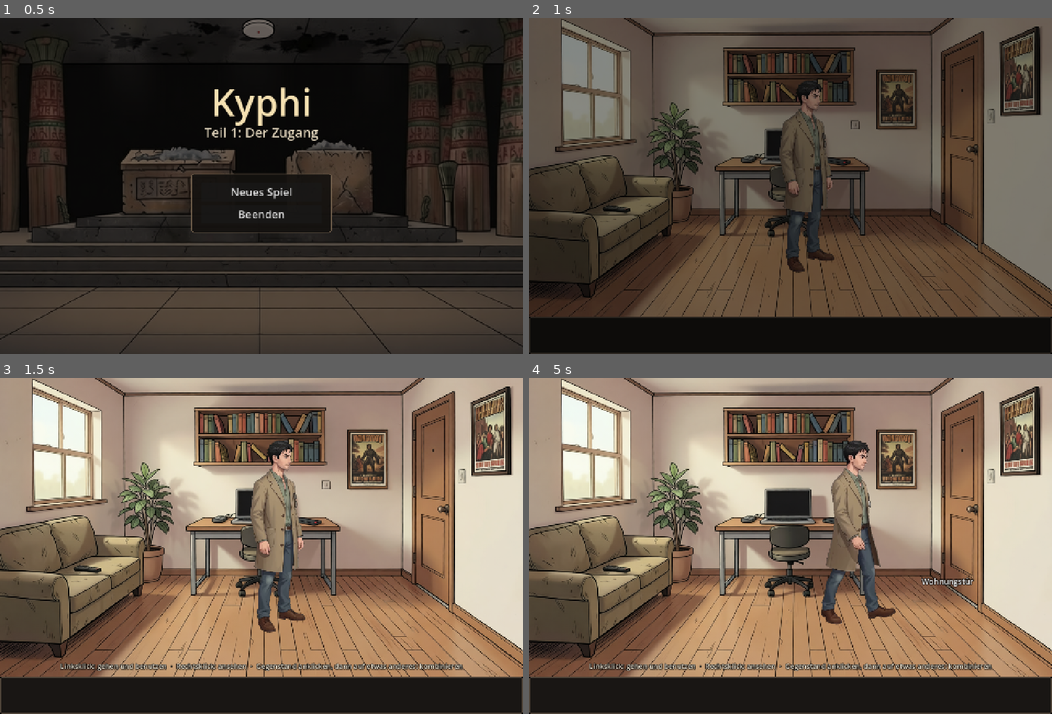
Above: before the commit, frames 1-4 (two rows, left to right).
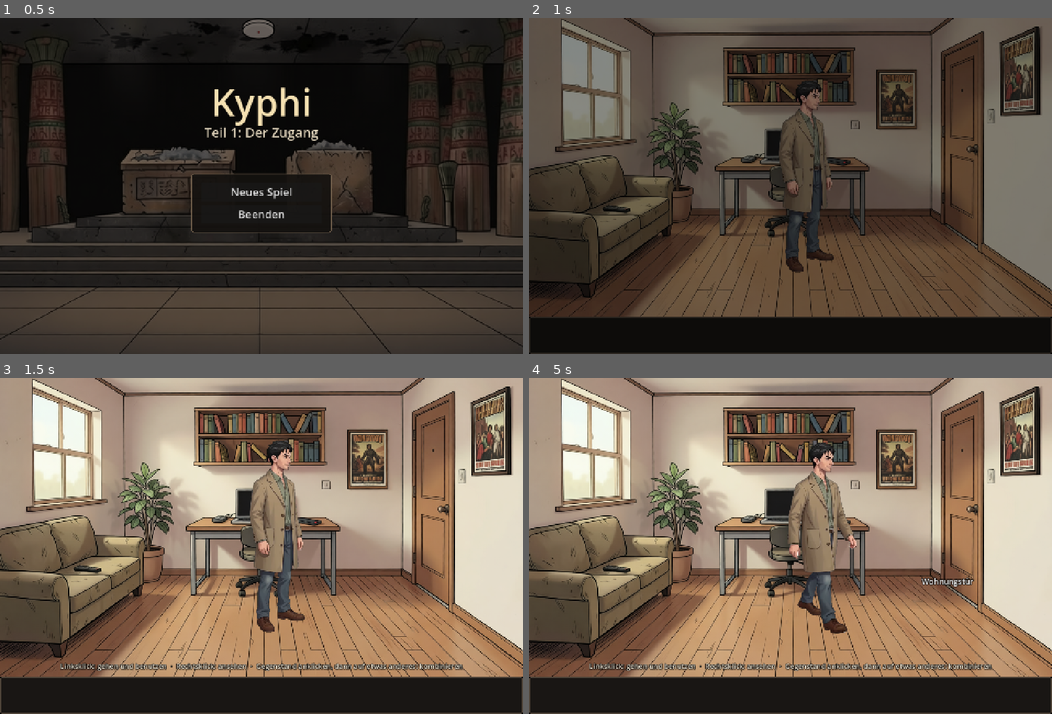
Above: after the commit, the same moments.

Repository: StefanMenne/kyphi
Game: Godot game, scene res://game/main.tscn
Same seed, same stepped clock (60 frames per second), same inputs: the game is played once before the commit and once after it.
Inputs (mouse positions are in pixels of both pictures, inside the frame that each line leads up to):
- Up to frame 1 (0.5 s): no input
- Up to frame 2 (1 s): click "Neues Spiel" at 0.5 s
- Up to frame 3 (1.5 s): tap Enter at 1.25 s; move the mouse to (376, 529) at 1.27 s; click (376, 529) at 1.42 s
- Up to frame 4 (5 s): tap Space at 2, 3.5 s; move the mouse to (685, 562) at 2.02 s; click (685, 562) at 2.17 s; tap Enter at 2.75, 4.25 s; move the mouse to (842, 472) at 2.77 s; click (842, 472) at 2.92 s; move the mouse to (764, 613) at 3.52 s; click (764, 613) at 3.67 s; move the mouse to (947, 596) at 4.27 s; click (947, 596) at 4.42 s

Frame 1 is identical in both runs. In frame 2, 0.3% of the frame differs, in the area x 47-59%, y 18-76%; in frame 3, 0.6%; in frame 4, 5.4%, in the area x 49-71%, y 18-77%.

Commit message:
Martin: glasses-free walk cycle, turn animation, start and stop
- New three-quarter view without glasses in the breast pocket, so the
  mirrored left view stays consistent; walk cycle from LTX-2.5 video 3800
  (33 frames)
- Turn between right and left over the front view (23 frames, keyframed
  video from the idle frame and its mirror image), played backwards for
  left to right; no turn when entering a room
- Start from standing (33 frames from the same video, leads seamlessly
  into the cycle); stops are timed to land on the cycle frames closest to
  the standing pose

Co-Authored-By: Claude Opus 5.5 <noreply@anthropic.com>

Diff:
--- a/assets/catalog.json
+++ b/assets/catalog.json
@@ -476,14 +476,14 @@
   },
   "martin": {
    "name": "Martin Kessler",
-   "note": "Anker = Mitte zwischen den Füßen. Dreiviertelansicht nach rechts aus einem Video (auf der Stelle laufend), 31 Bilder pro Zyklus (zwei Schritte); die Spiel-Engine verschiebt die Figur. Links = gespiegelt, auch für Wege nach vorn und hinten. Die Bildfolge läuft nach zurückgelegtem Weg: 0,0126 Körperhöhen pro Bild.",
+   "note": "Anker = Mitte zwischen den Füßen. Dreiviertelansicht nach rechts aus einem Video (auf der Stelle laufend), 33 Bilder pro Zyklus (zwei Schritte); die Spiel-Engine verschiebt die Figur. Links = gespiegelt, auch für Wege nach vorn und hinten; deshalb keine Brille in der Brusttasche. Die Bildfolge läuft nach zurückgelegtem Weg: 0,0137 Körperhöhen pro Bild.",
    "size": [
-    275,
+    290,
     655
    ],
    "anchor": [
     135,
-    641
+    637
    ],
    "height_px": 635,
    "idle": "characters/martin/right_idle.png",
@@ -518,9 +518,87 @@
     "characters/martin/right_walk_27.png",
     "characters/martin/right_walk_28.png",
     "characters/martin/right_walk_29.png",
-    "characters/martin/right_walk_30.png"
+    "characters/martin/right_walk_30.png",
+    "characters/martin/right_walk_31.png",
+    "characters/martin/right_walk_32.png"
    ],
-   "model": "characters/martin/martin.glb"
+   "model": "characters/martin/martin.glb",
+   "turn": {
+    "files": [
+     "characters/martin/turn_00.png",
+     "characters/martin/turn_01.png",
+     "characters/martin/turn_02.png",
+     "characters/martin/turn_03.png",
+     "characters/martin/turn_04.png",
+     "characters/martin/turn_05.png",
+     "characters/martin/turn_06.png",
+     "characters/martin/turn_07.png",
+     "characters/martin/turn_08.png",
+     "characters/martin/turn_09.png",
+     "characters/martin/turn_10.png",
+     "characters/martin/turn_11.png",
+     "characters/martin/turn_12.png",
+     "characters/martin/turn_13.png",
+     "characters/martin/turn_14.png",
+     "characters/martin/turn_15.png",
+     "characters/martin/turn_16.png",
+     "characters/martin/turn_17.png",
+     "characters/martin/turn_18.png",
+     "characters/martin/turn_19.png",
+     "characters/martin/turn_20.png",
+     "characters/martin/turn_21.png",
+     "characters/martin/turn_22.png"
+    ],
+    "size": [
+     293,
+     655
+    ],
+    "anchor_x": [
+     149.7,
+     135.7
+    ],
+    "anchor_y": 637,
+    "fps": 30,
+    "note": "Drehung von rechts nach links über die Vorderseite; rückwärts abgespielt für links -> rechts. Der Fußpunkt x wandert linear von anchor_x[0] zu anchor_x[1]."
+   },
+   "start": {
+    "files": [
+     "characters/martin/start_00.png",
+     "characters/martin/start_01.png",
+     "characters/martin/start_02.png",
+     "characters/martin/start_03.png",
+     "characters/martin/start_04.png",
+     "characters/martin/start_05.png",
+     "characters/martin/start_06.png",
+     "characters/martin/start_07.png",
+     "characters/martin/start_08.png",
+     "characters/martin/start_09.png",
+     "characters/martin/start_10.png",
+     "characters/martin/start_11.png",
+     "characters/martin/start_12.png",
+     "characters/martin/start_13.png",
+     "characters/martin/start_14.png",
+     "characters/martin/start_15.png",
+     "characters/martin/start_16.png",
+     "characters/martin/start_17.png",
+     "characters/martin/start_18.png",
+     "characters/martin/start_19.png",
+     "characters/martin/start_20.png",
+     "characters/martin/start_21.png",
+     "characters/martin/start_22.png",
+     "characters/martin/start_23.png",
+     "characters/martin/start_24.png",
+     "characters/martin/start_25.png",
+     "characters/martin/start_26.png",
+     "characters/martin/start_27.png",
+     "characters/martin/start_28.png",
+     "characters/martin/start_29.png",
+     "characters/martin/start_30.png",
+     "characters/martin/start_31.png",
+     "characters/martin/start_32.png"
+    ],
+    "note": "Anlauf aus dem Stand, gleicher Zuschnitt und Anker wie der Laufzyklus; danach folgt right_walk_00. Angehalten wird bei Zyklusbild 8 oder 27 (dem Stand am nächsten)."
+   }
   }
  },
  "voices": {
--- a/assets/provenance.json
+++ b/assets/provenance.json
@@ -723,17 +723,46 @@
     },
     "video": {
      "tool": "ltx-2.5 generate_video",
-     "job_id": "782b02acd6df",
-     "seed": 3401,
+     "job_id": "444bd2c99178",
+     "seed": 3800,
      "inputs": [
-      "three_quarter_45 image_3202 (Startbild)"
+      "no_glasses image_3702 (Startbild)"
      ],
      "params": "768x1024, 5 s, 24 fps",
      "prompt": "The man in the beige work coat walks on the spot, as if on a treadmill: he takes steady, natural walkin …(557 unchanged characters)…
     },
     "sprites": {
      "tool": "ffmpeg + Python (numpy, scipy, Pillow)",
-     "note": "Bild 0 = right_idle, Bilder 43-73 = right_walk_00..30 (Periode 31 Bilder per Maskenvergleich); Hintergrund per Flutfüllung grauer, entsättigter Flächen entfernt (inkl. Schatten), gemeinsamer Zuschnitt 189,31-601,1013, auf 2/3 verkleinert"
+     "note": "Bild 0 = right_idle, Bilder 69-101 = right_walk_00..32 (Periode 33 Bilder per Maskenvergleich); Hintergrund per Flutfüllung grauer, entsättigter Flächen entfernt (inkl. Schatten), gemeinsamer Zuschnitt 192,37-627,1019, auf 2/3 verkleinert"
+    },
+    "no_glasses": {
+     "tool": "qwen-image-edit",
+     "job_id": "4c846876cb06",
+     "seed": 3702,
+     "inputs": [
+      "three_quarter_45 image_3202"
+     ],
+     "prompt": "Remove the glasses from the breast pocket of his coat: the breast pocket is empty and flat, plain coat fabric. Keep everything else exactly unchanged: his face, hair, pose, clothes, colors, drawing style and the plain light grey background.",
+     "note": "Brille entfernt, damit das Spiegeln für links keinen Seitenwechsel der Brille zeigt"
+    },
+    "turn": {
+     "tool": "ltx-2.5 generate_video",
+     "job_id": "966814ad258f",
+     "seed": 3900,
+     "inputs": [
+      "video_3800 Bild 0 (erstes Bild)",
+      "dasselbe gespiegelt (letztes Bild)"
+     ],
+     "params": "768x1024, 2 s, 24 fps",
+     "prompt": "The man in the beige work coat turns around on the spot, calmly and naturally: he starts in a three-quarter view looking toward the right, turns his body and head toward the viewer, passes through a front view facing the viewer, and ends in a three-quarter view looking toward the left. He steps around with small natural steps, arms hanging relaxed. His face, hair and clothes stay the same. He stays at the same place in the picture. The camera is completely static, locked off, no zoom, no pan. Plain flat light grey background, even soft light, same illustrated drawing style throughout. Sound: two quiet footsteps on a hard floor.",
+     "note": "jedes zweite Bild 2-46 = turn_00..22, freigestellt wie der Laufzyklus, Zuschnitt 170,37-610,1019, auf 2/3 verkleinert"
+    },
+    "start": {
+     "tool": "Python (numpy, scipy, Pillow)",
+     "inputs": [
+      "video_3800"
+     ],
+     "note": "Bilder 3-35 = start_00..32 (ab Bild 36 periodisch, Bild 36 entspricht Bild 69 = right_walk_00), freigestellt und zugeschnitten wie der Laufzyklus"
     }
    }
   }
--- a/game/main.gd
+++ b/game/main.gd
@@ -128,7 +128,7 @@
 	player.room = room
 	var e: Array = room.entries.get(from, room.entries[""])
 	player.position = pos if pos != null else e[0]
-	player.face(e[1])
+	player.face(e[1], true)
 	player.update_scale()
 	if e.size() > 2 and e[2] != "":
 		room.layers[e[2]].visible = true
--- a/game/player.gd
+++ b/game/player.gd
@@ -2,21 +2,39 @@
 extends Node2D
 ## Martin: ein Laufzyklus in Dreiviertelansicht nach rechts, für links gespiegelt.
 ## Auch beim Laufen nach vorn und hinten bleibt er so ausgerichtet. Größe nach Tiefe im Raum.
+## Beim Seitenwechsel dreht er sich über die Vorderseite (rechts -> links vorwärts, links -> rechts rückwärts).
+## Aus dem Stand läuft er mit einem Anlauf los, der nahtlos in den Laufzyklus übergeht; angehalten wird bei
+## einem Zyklusbild, das dem Stand nahekommt.
 
 ## Mitte zwischen den Füßen und Körperhöhe in Pixeln
-const ANCHOR := Vector2(135, 641)
+const ANCHOR := Vector2(135, 637)
 const BODY_PX := 635.0
-const FRAMES := 31
+const FRAMES := 33
+## Anlauf aus dem Stand; danach folgt Zyklusbild 0
+const START_FRAMES := 33
+## Zyklusbilder, die dem Stand am nächsten kommen (Füße beieinander)
+const STOP_FRAMES := [8, 27]
+## Ab so vielen Bildern Restweg wird die Bildfolge auf ein Haltebild hin angepasst
+const STOP_PLAN := 20.0
 ## Weg des Standfußes pro Bild des Laufzyklus, in Körperhöhen (aus dem Video gemessen)
-const STRIDE := 0.0126
+const STRIDE := 0.0137
 ## Körperhöhen pro Sekunde
 const SPEED := 0.45
+const TURN_FRAMES := 23
+const TURN_FPS := 30.0
+## Fußpunkt x in den Drehbildern: vom Standbild nach rechts bis zum gespiegelten Standbild
+const TURN_ANCHOR_RIGHT := 149.7
+const TURN_ANCHOR_LEFT := 135.7
 
 var room: Room
 ## "right" oder "left"
 var dir := "right"
 var _idle: Texture2D
 var _walk := []
+var _turn := []
+var _start := []
+## läuft gerade (ein neues Ziel während des Laufens setzt den Zyklus fort statt neu anzulaufen)
+var _moving := false
 var _sprite := Sprite2D.new()
 var _token := 0
 var _anim := 0.0
@@ -26,6 +44,10 @@
 	_idle = load("res://assets/characters/martin/right_idle.png")
 	for i in FRAMES:
 		_walk.append(load("res://assets/characters/martin/right_walk_%02d.png" % i))
+	for i in START_FRAMES:
+		_start.append(load("res://assets/characters/martin/start_%02d.png" % i))
+	for i in TURN_FRAMES:
+		_turn.append(load("res://assets/characters/martin/turn_%02d.png" % i))
 	_sprite.centered = false
 	add_child(_sprite)
 	face("right")
@@ -37,11 +59,38 @@
 	_sprite.offset = -Vector2(tex.get_width() - ANCHOR.x if _sprite.flip_h else ANCHOR.x, ANCHOR.y)
 
 
-## "front" und "back" behalten die bisherige Seite.
-func face(d: String) -> void:
-	if d in ["left", "right"]:
+## "front" und "back" behalten die bisherige Seite; ein Seitenwechsel dreht ihn (instant: ohne Drehung).
+func face(d: String, instant := false) -> void:
+	if d in ["left", "right"] and d != dir:
+		if not instant:
+			_turn_to(d)
+			return
 		dir = d
 	_set_texture(_idle)
+
+
+## Dreht ihn auf die andere Seite; false, wenn ein neuer Befehl die Drehung abbricht.
+func _turn_to(d: String) -> bool:
+	var my := _token
+	if Game.fast or d == dir:
+		dir = d
+		_set_texture(_idle)
+		return true
+	for n in TURN_FRAMES:
+		var i := n if d == "left" else TURN_FRAMES - 1 - n
+		var t := (i + 1) / float(TURN_FRAMES + 1)
+		_sprite.texture = _turn[i]
+		_sprite.flip_h = false
+		_sprite.offset = -Vector2(lerpf(TURN_ANCHOR_RIGHT, TURN_ANCHOR_LEFT, t), ANCHOR.y)
+		await get_tree().create_timer(1.0 / TURN_FPS).timeout
+		if my != _token:
+			# abgebrochen: auf der Seite weiter, der er schon näher ist
+			if n * 2 >= TURN_FRAMES:
+				dir = d
+			return false
+	dir = d
+	_set_texture(_idle)
+	return true
 
 
 func update_scale() -> void:
@@ -56,7 +105,29 @@
 
 func stop() -> void:
 	_token += 1
+	_moving = false
 	face(dir)
+
+
+## Bild zur Position in Anlauf + Zyklus
+func _walk_frame() -> Texture2D:
+	var i := int(_anim)
+	return _start[i] if i < START_FRAMES else _walk[(i - START_FRAMES) % FRAMES]
+
+
+## Faktor für die Bildfolge, damit er bei einem Haltebild ankommt; rest = Restweg in Bildern.
+func _stop_rate(rest: float) -> float:
+	if _anim < START_FRAMES or rest > STOP_PLAN or rest <= 0.0:
+		return 1.0
+	var c := fmod(_anim - START_FRAMES, FRAMES)
+	var best := INF
+	for f in STOP_FRAMES:
+		var need := fposmod(f + 0.5 - c, FRAMES)
+		for k in 2:
+			var r := (need + k * FRAMES) / rest
+			if absf(r - 1.0) < absf(best - 1.0):
+				best = r
+	return clampf(best, 0.6, 1.6)
 
 
 ## Läuft zum Punkt (auf den Laufbereich begrenzt); false, wenn ein neuer Befehl den Weg abbricht.
@@ -69,6 +140,9 @@
 		update_scale()
 		await get_tree().process_frame
 		return true
+	if not _moving:
+		_anim = 0.0
+	_moving = true
 	while true:
 		var d := target - position
 		if d.length() < 1.0:
@@ -82,12 +156,23 @@
 		var h := room.height_at(position.y)
 		var step := SPEED * h * slow * dt
 		# fast senkrechte Wege behalten die bisherige Seite, damit er nicht hin- und herspringt
-		if absf(d.x) > 0.2 * absf(d.y):
-			dir = "right" if d.x > 0 else "left"
+		if absf(d.x) > 0.2 * absf(d.y) and dir != ("right" if d.x > 0 else "left"):
+			_moving = false
+			if not await _turn_to("right" if d.x > 0 else "left"):
+				return false
+			_anim = 0.0
+			_moving = true
+			continue
+		if _anim < START_FRAMES:
+			# Anlauf: Bilder im Takt des Gehens, Tempo steigt mit dem Anlauf
+			_anim += step / h / STRIDE
+			step *= clampf(_anim / START_FRAMES, 0.1, 1.0)
+		else:
+			# Bildfolge nach zurückgelegtem Weg, damit die Füße nicht rutschen
+			_anim += minf(step, d.length()) / h / STRIDE * _stop_rate(d.length() / h / STRIDE)
 		position = target if d.length() <= step else position + d.normalized() * step
 		update_scale()
-		# Bildfolge nach zurückgelegtem Weg, damit die Füße nicht rutschen
-		_anim += minf(step, d.length()) / h / STRIDE
-		_set_texture(_walk[int(_anim) % FRAMES])
+		_set_texture(_walk_frame())
+	_moving = false
 	face(dir)
 	return true
Binary file changed: assets/characters/martin/right_idle.png
Not shown, changed: assets/characters/martin/right_idle.png.import
Binary file changed: assets/characters/martin/right_walk_00.png
Not shown, changed: assets/characters/martin/right_walk_00.png.import
Binary file changed: assets/characters/martin/right_walk_01.png
Not shown, changed: assets/characters/martin/right_walk_01.png.import
Binary file changed: assets/characters/martin/right_walk_02.png
Not shown, changed: assets/characters/martin/right_walk_02.png.import
Binary file changed: assets/characters/martin/right_walk_03.png
Not shown, changed: assets/characters/martin/right_walk_03.png.import
Binary file changed: assets/characters/martin/right_walk_04.png
Not shown, changed: assets/characters/martin/right_walk_04.png.import
(and 168 more such lines)
